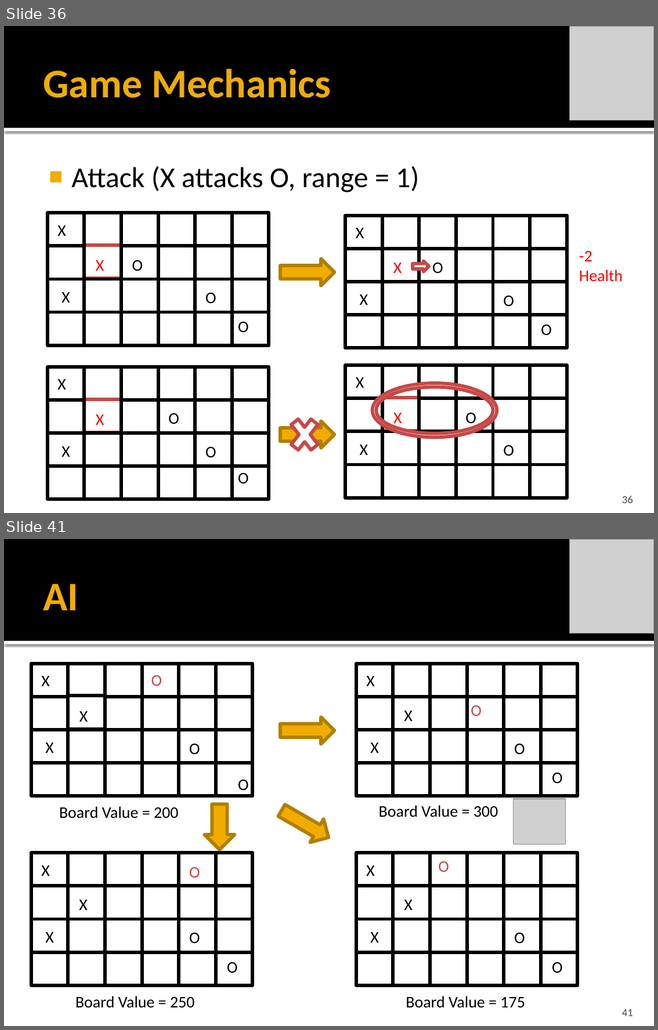
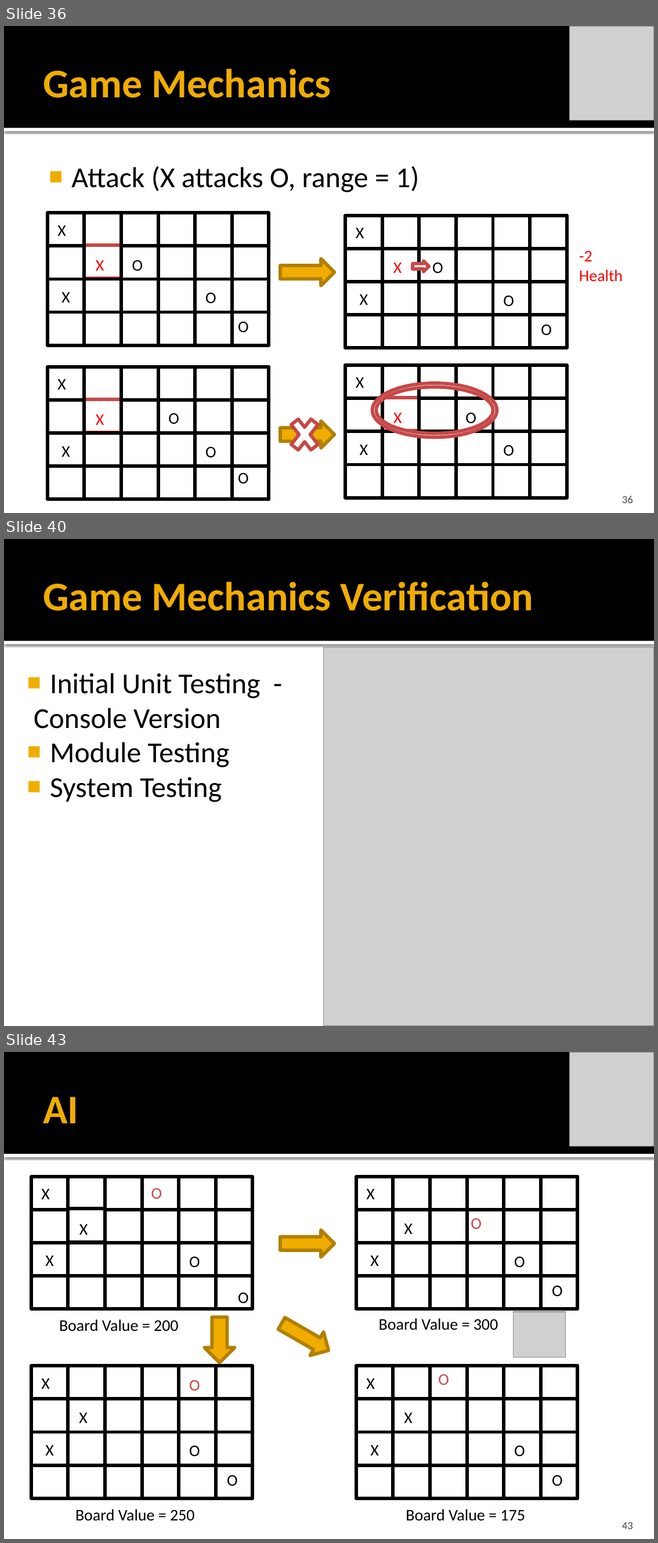
Before and after one commit to idxExtropy/duel-reality, a slide deck: Docs/DUEL REALITY .pptx. Shown one above the other, each under a label of ours: slides 36 and 41 before the commit, slides 36, 40 and 43 after it; the slides between them are not shown. The pictures are 658x1030 and 658x1543 pixels, drawn with LibreOffice and Linux fonts; fonts in the diff are those of the drawing; grey boxes stand for pictures. Boxes give left, top, right and bottom in pixels: in the first picture for what was removed or moved away, otherwise in the second. Text is boxed around its words. In the diff, an @@ line names an element or a change of style, - is before the commit and + after.

Commit message:
finished overview / game mechanics

```diff
--- a/Docs/DUEL REALITY .pptx
+++ b/Docs/DUEL REALITY .pptx
@@ slide 40 added at bbox=[4, 539, 654, 1026], background #FFFFFF; not listed: 2 template elements that a slide beside it also shows @@
@@ title added at bbox=[43, 581, 534, 611], 45 pt, text #F0AD00, bold @@
+Game Mechanics Verification
@@ picture added at bbox=[324, 647, 654, 1026] @@
@@ text added at bbox=[34, 673, 260, 802], 32 pt, text #000000 @@
+■ Initial Unit Testing -
+Console Version
+■ Module Testing
+■ System Testing
@@ what was slide 41 is now slide 43 @@
@@ page number at bbox=[622, 1522, 633, 1529]: text changed @@
-41
+43
```
Also in this commit, not shown: 9 slides changed, 1 other slide added, 1 slide removed.
